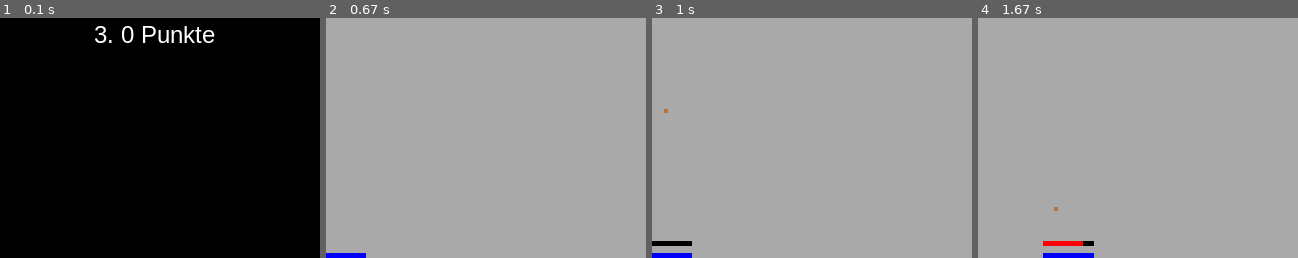
Above: before the commit, frames 1-4 (left to right).
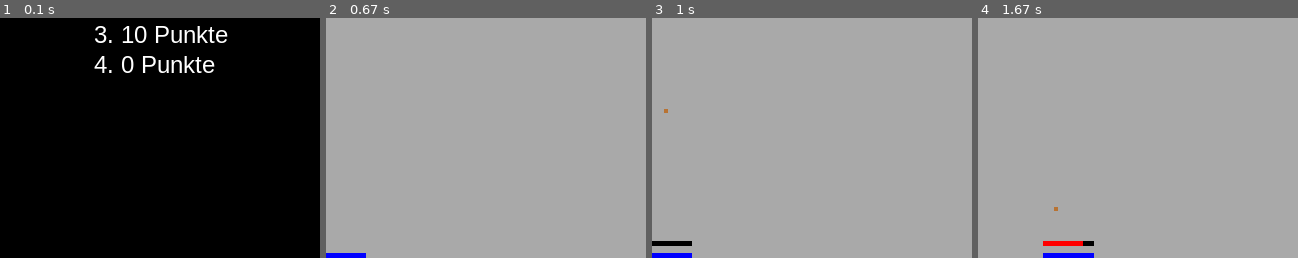
Above: after the commit, the same moments.

Repository: 25-26-1AHIF/pygameproject-JahrmarktBumm_Teodor_Simon
Game: pygame game, started from main.py
Same seed, same stepped clock (60 frames per second), same inputs: the game is played once before the commit and once after it.
Inputs:
- Up to frame 1 (0.1 s): no input
- Up to frame 2 (0.67 s): click "Starten" at 0.38 s
- Up to frame 3 (1 s): tap Space at 0.67 s
- Up to frame 4 (1.67 s): hold D 1-1.47 s; tap Space at 1.07, 1.37, 1.57 s; hold D from 1.5 s (still down)
The pictures show only the part of the screen within x 48-98%, y 37-87%; the shares and areas given below are measured in that part.

The runs differ from the first frame. In frame 1, 2.2% of the frame differs, in the area x 29-72%, y 3-23%; in frame 2, nothing differs; in frame 3, nothing differs; in frame 4, nothing differs.

Commit message:
Versuch Time v5

Diff:
--- a/highscores.json
+++ b/highscores.json
@@ -1 +1 @@
-[140, 40, 0]
+[140, 40, 10, 0]
--- a/main.py
+++ b/main.py
@@ -26,7 +26,7 @@
         json.dump(scores[:5], f)  # Nur Top 5 speichern
 
 
-# Ki Ende, Prompt: Highscore Speicher-Logik hinzufügen
+# Ki Ende, Hilfe bei Serialisierug
 
 
 # Ki Google Gemini Anfang
@@ -57,7 +57,7 @@
     return button_rect
 
 
-# Ki Ende, Prompt: Menü mit Highscore-Anzeige erweitern
+# Ki Ende, Menü mit Highscore-Anzeige erweitert
 
 
 def main_screen():
@@ -99,17 +99,13 @@
                         bullets_left = 10  # Munition auffüllen
                         last_shot_time = 0  # Cooldown zurücksetzen
 
-                # Ki Google Gemini Anfang
-                # Wenn im Startmenü ESC gedrückt wird -> Spiel komplett schließen
                 if event.type == pygame.KEYDOWN:
                     if event.key == pygame.K_ESCAPE:
                         running = False
-                # Ki Ende, Prompt: ESC schliesst das Programm im Menue
 
             # Events im SPIEL
             elif game_state == "GAME":
                 if event.type == pygame.KEYDOWN:
-                    # Wenn im Spiel ESC gedrückt wird -> Zurück zum Startbildschirm
                     if event.key == pygame.K_ESCAPE:
                         game_state = "MENU"
                         menu_title = "Jahrmarkt Bumm"
@@ -143,7 +139,7 @@
             targets_manager.update_and_draw(frame_counter)
 
             # Ki Google Gemini Anfang
-            # --- Visuelle Cooldown-Leiste über dem Spieler zeichnen ---
+            # Visuelle Cooldown-Leiste über dem Spieler zeichnen
             current_time = pygame.time.get_ticks()
             time_since_shot = current_time - last_shot_time
             if time_since_shot < 400:
@@ -154,7 +150,7 @@
                 pygame.draw.rect(screen, "black",
                                  (player_object.x_pos, player_object.y_pos - 12, player_object.width, 5))
                 pygame.draw.rect(screen, "red", (player_object.x_pos, player_object.y_pos - 12, bar_width, 5))
-            # Ki Ende, Prompt: Cooldown-Leiste ueber dem Spieler rendern
+            # Ki Ende, Cooldown-Leiste ueber dem Spieler rendern
 
             # Ki Google Gemini Anfang
             # Runden-Ende Bedingungen: 15 Sekunden vorbei ODER keine Schüsse & fliegenden Kugeln mehr übrig
@@ -163,29 +159,28 @@
                     save_highscore(score)  # Nur speichern, wenn Punkte > 0
                 game_state = "MENU"  # Bei 0 Punkten direkt zurück zum Startbildschirm
                 frame_counter = 0
-            # Ki Ende, Prompt: Spielabbruch bei 0 Punkten am Rundenende einbauen
+            # Ki Ende, Kleine Hilfe bei Beenden
 
-            # --- User Interface (UI) ---
+            # UI
             font_ui = pygame.font.SysFont("arial", 20)
 
-            # Links oben: Restliche Schüsse
+            # Restliche Schüsse
             ammo_text = font_ui.render(f"Schüsse: {bullets_left}", True, "white")
             screen.blit(ammo_text, (10, 10))
 
-            # Mitte oben: Die verbleibende Zeit
+            # Die verbleibende Zeit
             remaining_time = max(0, 15 - (frame_counter // gv.FPS))
             time_text = font_ui.render(f"Zeit: {remaining_time}s", True, "white")
             time_rect = time_text.get_rect(center=(gv.SCREEN_WIDTH // 2, 20))
             screen.blit(time_text, time_rect)
 
-            # Rechts oben: Die aktuellen Punkte
+            # Die aktuellen Punkte
             score_text = font_ui.render(f"Punkte: {score}", True, "white")
             score_rect = score_text.get_rect(topright=(gv.SCREEN_WIDTH - 10, 10))
             screen.blit(score_text, score_rect)
 
             frame_counter += 1
 
-        # Das Display aktualisieren
         pygame.display.flip()
         clock.tick(gv.FPS)
 
